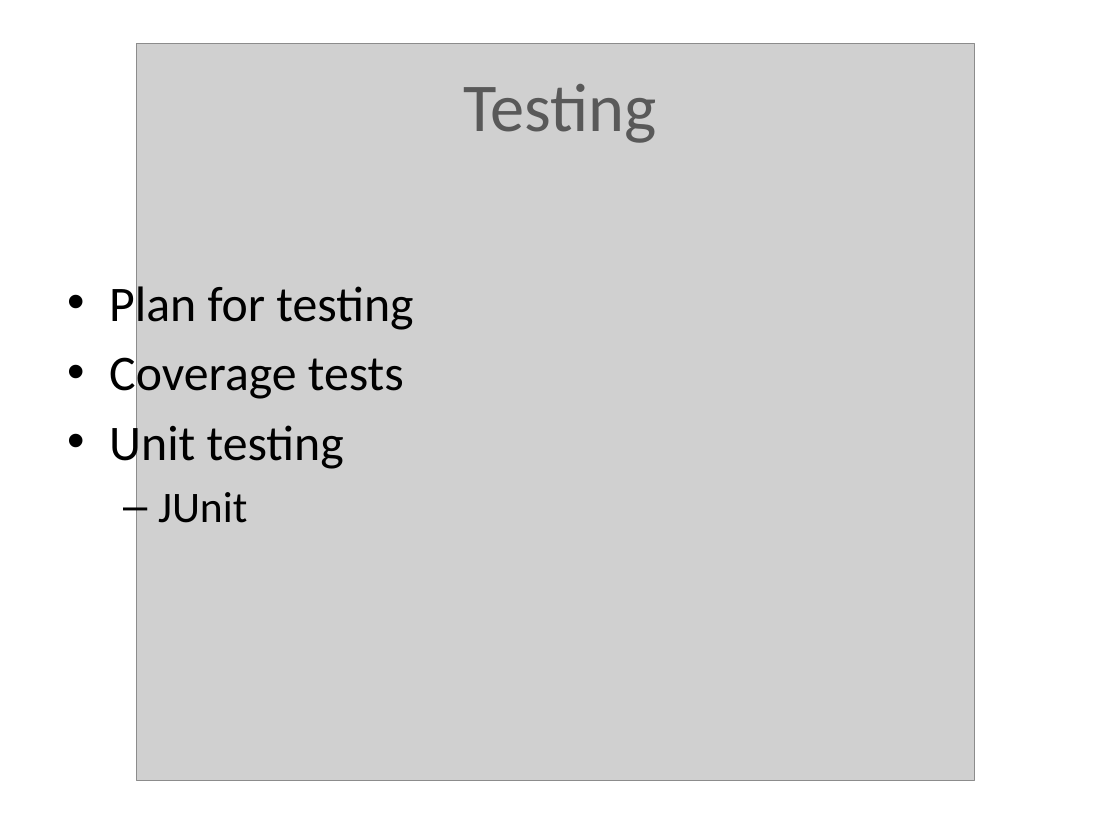
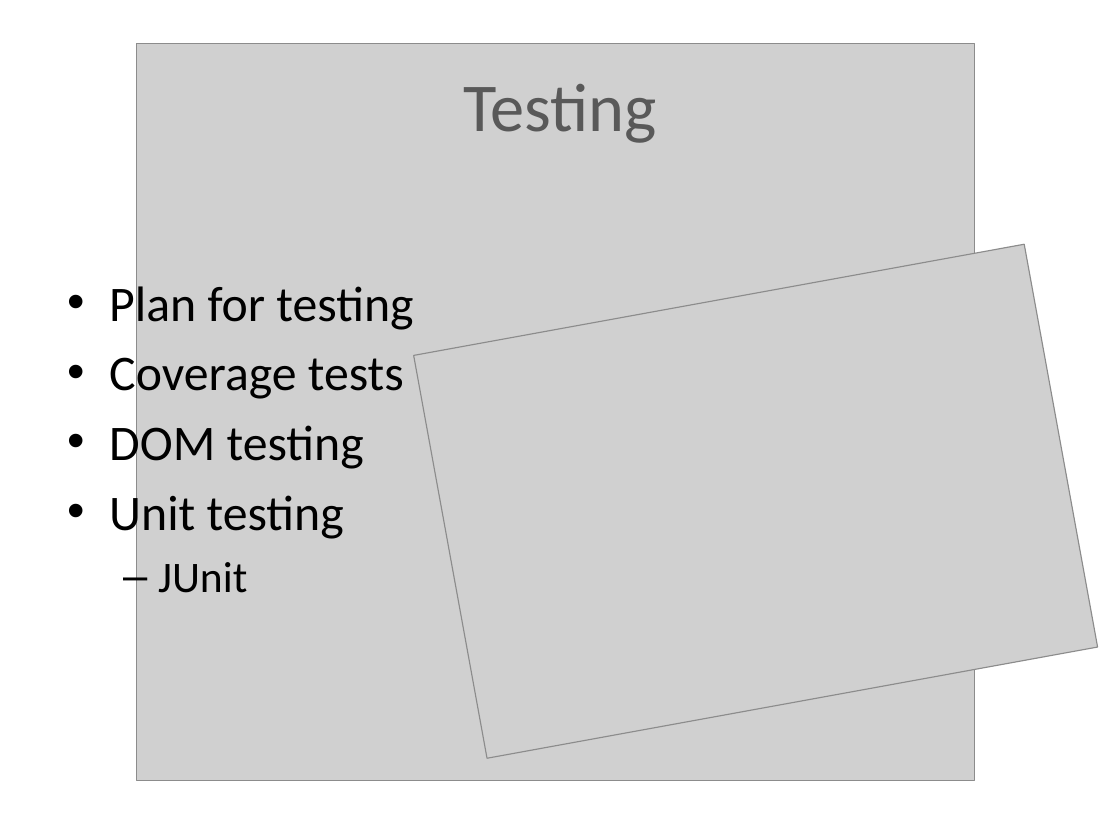
Before and after one commit to GRAAFYME/ContainingJ2P2P, a slide deck: slide 15 of Documentatie/Presentatie/ContainingPresentatie.pptx. Drawn at 1120x840 pixels with LibreOffice and Linux fonts; fonts in the diff are those of the drawing; grey boxes stand for pictures. Boxes give left, top, right and bottom in pixels: in the first picture for what was removed or moved away, otherwise in the second. Text is boxed around its words. In the diff, an @@ line names an element or a change of style, - is before the commit and + after.

```diff
--- a/Documentatie/Presentatie/ContainingPresentatie.pptx
+++ b/Documentatie/Presentatie/ContainingPresentatie.pptx
@@ picture added at (414, 245, 1098, 759) @@
@@ text at (109, 419, 364, 472): paragraph added @@
+• DOM testing
```
Also in this commit, not shown: 3 other slides changed.
